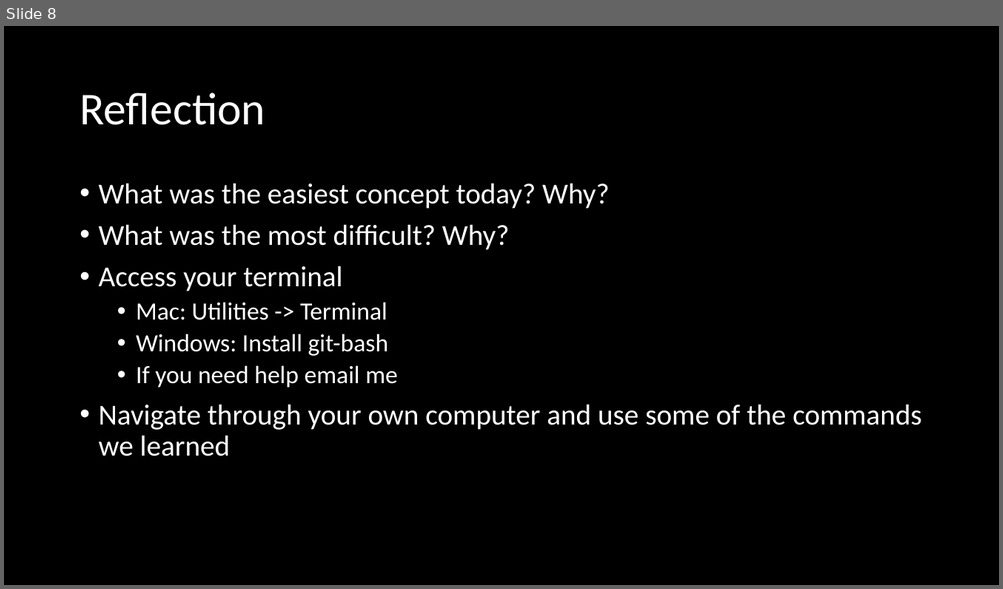
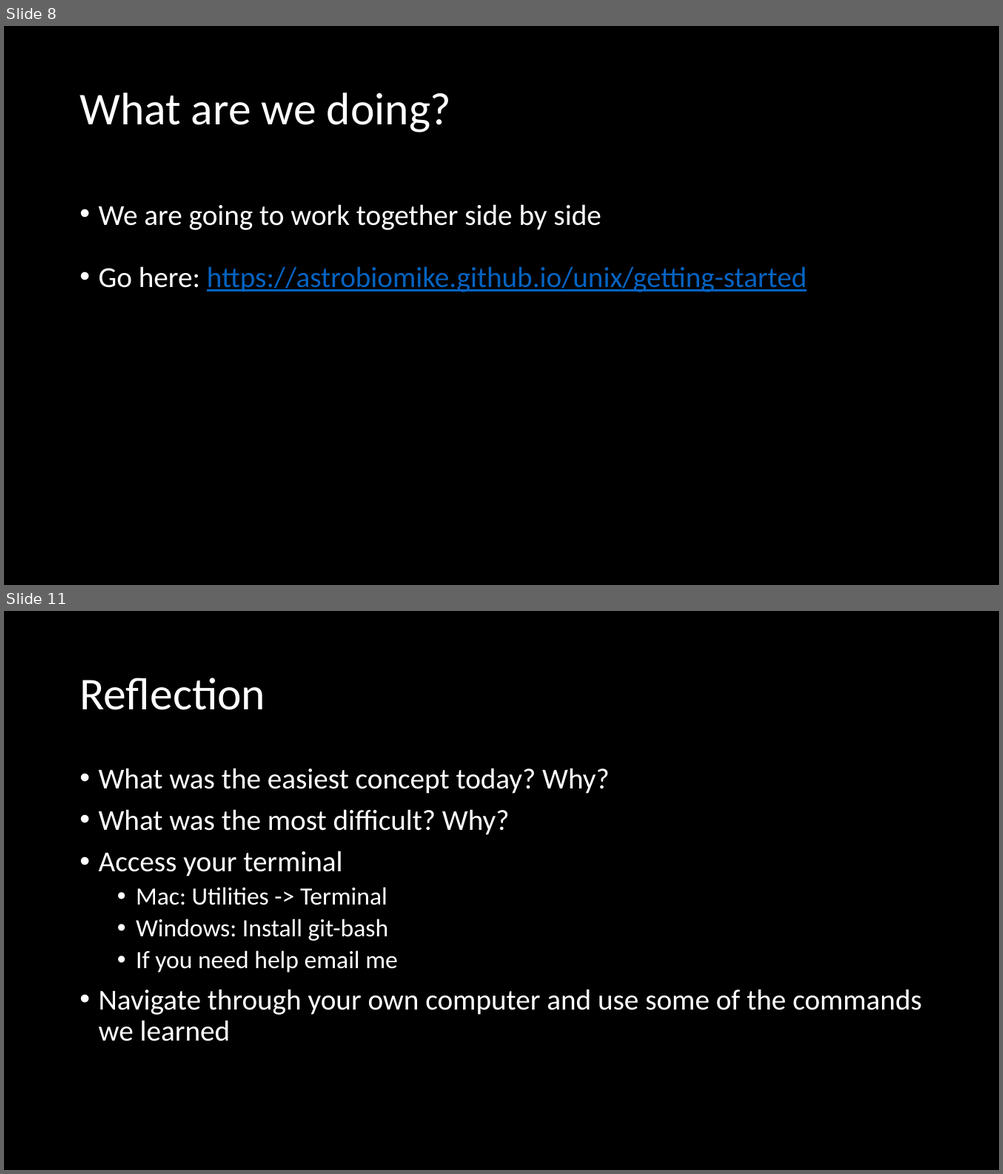
Before and after one commit to madmolecularman/MARC-Summer-2020, a slide deck: resources/coding/coding_necessities.pptx. Shown one above the other, each under a label of ours: slide 8 before the commit, slides 8 and 11 after it; the slides between them are not shown. The pictures are 1003x589 and 1003x1174 pixels, drawn with LibreOffice and Linux fonts; fonts in the diff are those of the drawing. Boxes give left, top, right and bottom in pixels: in the first picture for what was removed or moved away, otherwise in the second. Text is boxed around its words. In the diff, an @@ line names an element or a change of style, - is before the commit and + after.

```diff
--- a/resources/coding/coding_necessities.pptx
+++ b/resources/coding/coding_necessities.pptx
@@ slide 8 added at <box>4,26,999,585</box>, background #000000 @@
@@ title added at <box>79,93,452,133</box>, 44 pt, text #FFFFFF @@
+What are we doing?
@@ text added at <box>99,204,807,292</box>, 28 pt, text #0563C1, underline @@
+• We are going to work together side by side
+• Go here: https://astrobiomike.github.io/unix/getting-started
@@ what was slide 8 is now slide 11 @@
```
Also in this commit, not shown: 1 slide changed, 2 other slides added, 3 other files.
